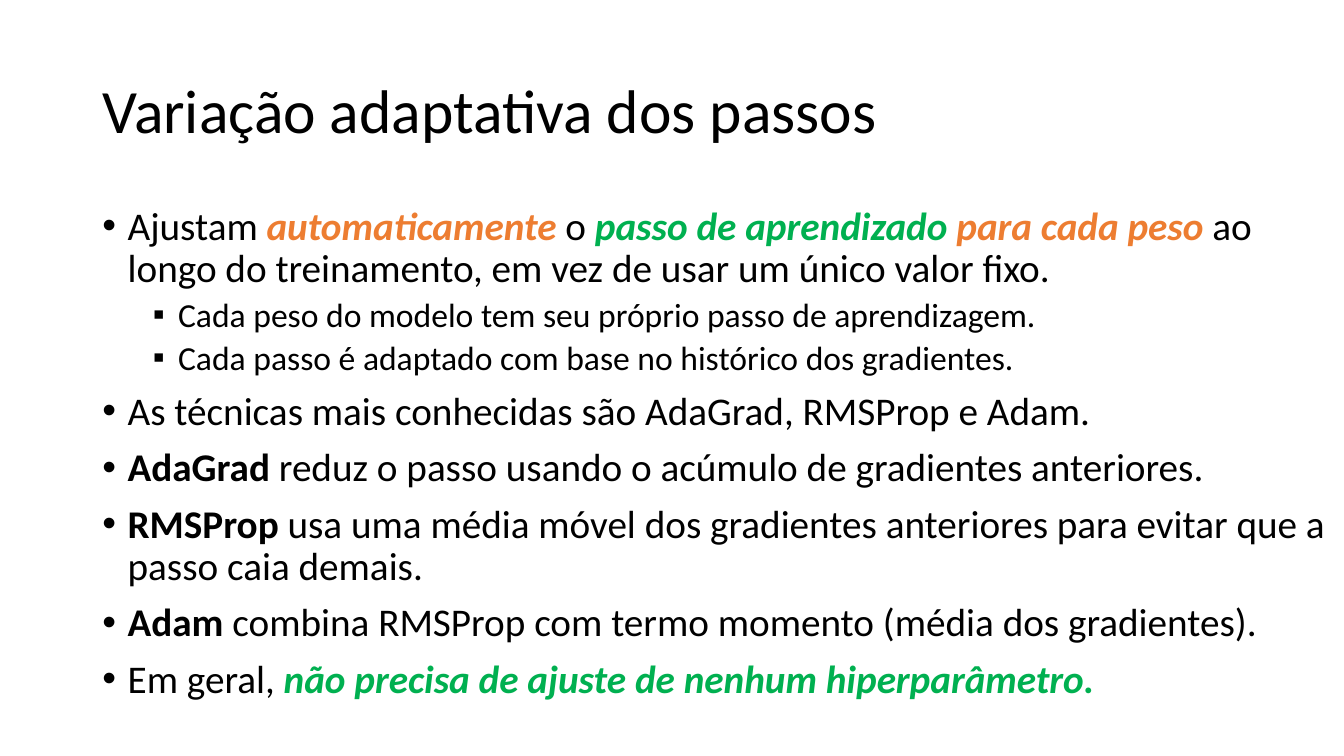
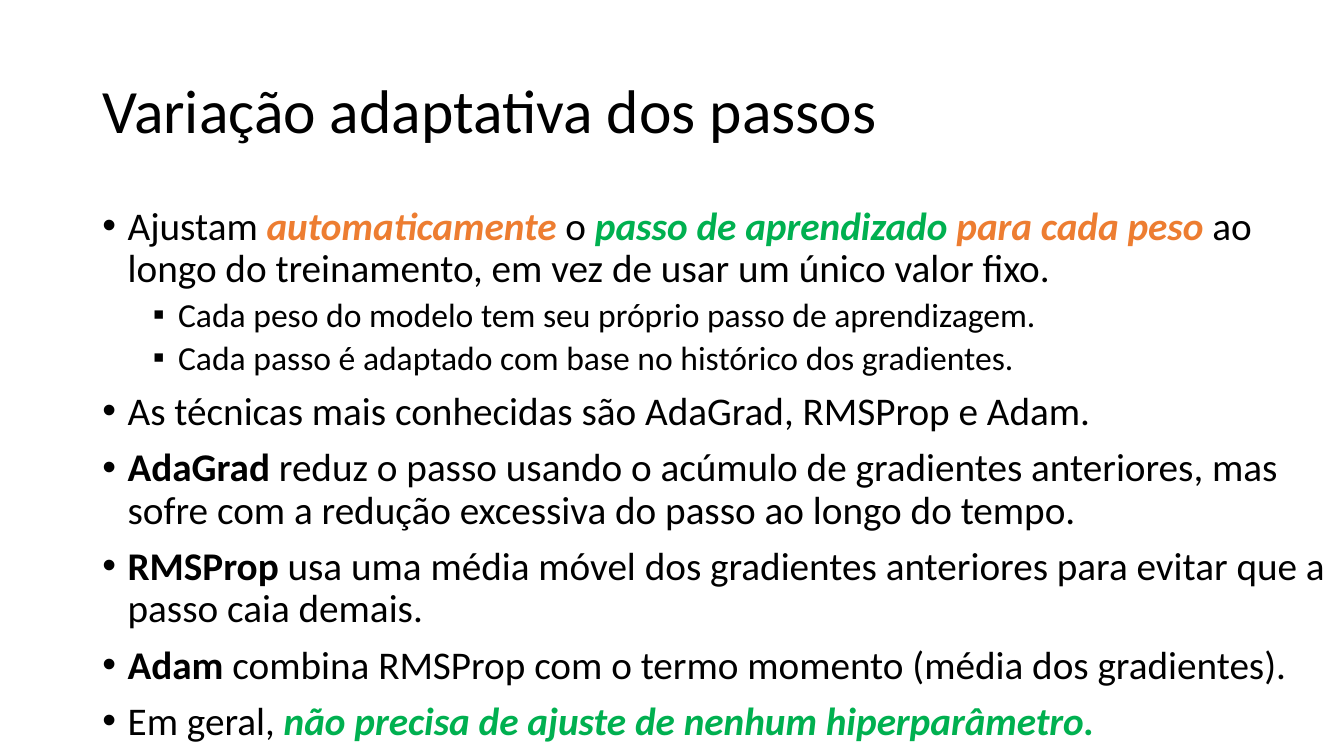
Before and after one commit to zz4fap/t319_aprendizado_de_maquina, a slide deck: slide 24 of slides/T319_Regressão_Linear (Parte III).pptx. Drawn at 1344x756 pixels with LibreOffice and Linux fonts; fonts in the diff are those of the drawing. Boxes give left, top, right and bottom in pixels: in the first picture for what was removed or moved away, otherwise in the second. Text is boxed around its words. In the diff, an @@ line names an element or a change of style, - is before the commit and + after.

Commit message:
update of slides

```diff
--- a/slides/T319_Regressão_Linear (Parte III).pptx
+++ b/slides/T319_Regressão_Linear (Parte III).pptx
@@ text at bbox=[128, 453, 1277, 531]: text changed @@
-• AdaGrad reduz o passo usando o acúmulo de gradientes anteriores.
+• AdaGrad reduz o passo usando o acúmulo de gradientes anteriores, mas sofre com a redução excessiva do passo ao longo do tempo.
@@ text at bbox=[128, 650, 1286, 686]: text changed @@
-• Adam combina RMSProp com termo momento (média dos gradientes).
+• Adam combina RMSProp com o termo momento (média dos gradientes).
```
Also in this commit, not shown: 1 other slide changed, 1 slide removed, 1 other file.
